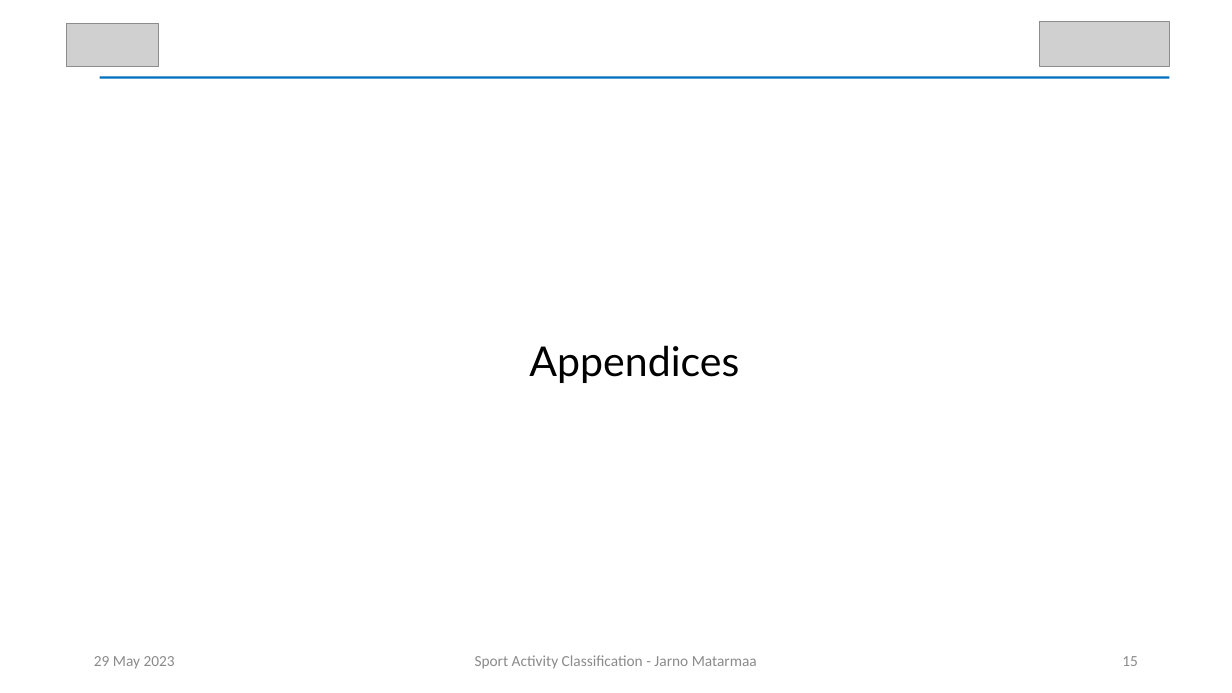
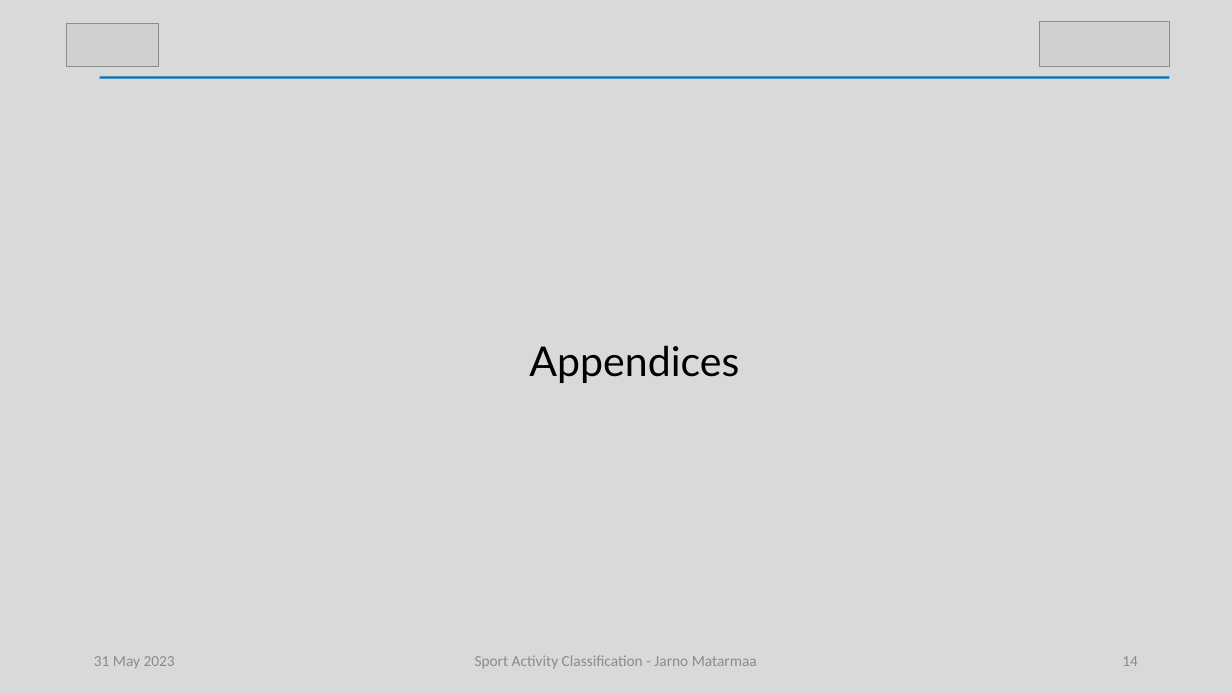
Before and after one commit to JABE22/MasterProject, a slide deck: slide 14 of presentation/SAC_Thesis_Presentation.pptx (slide 15 before the commit). Drawn at 1232x693 pixels with LibreOffice and Linux fonts; fonts in the diff are those of the drawing; grey boxes stand for pictures. Boxes give left, top, right and bottom in pixels: in the first picture for what was removed or moved away, otherwise in the second. Text is boxed around its words. In the diff, an @@ line names an element or a change of style, - is before the commit and + after.

```diff
--- a/presentation/SAC_Thesis_Presentation.pptx
+++ b/presentation/SAC_Thesis_Presentation.pptx
@@ background #FFFFFF to #D9D9D9 @@
@@ text at bbox=[94, 656, 175, 668]: text changed @@
-29 May 2023
+31 May 2023
@@ page number at bbox=[1122, 656, 1138, 666]: text changed @@
-15
+14
```
Also in this commit, not shown: 18 other slides changed.
